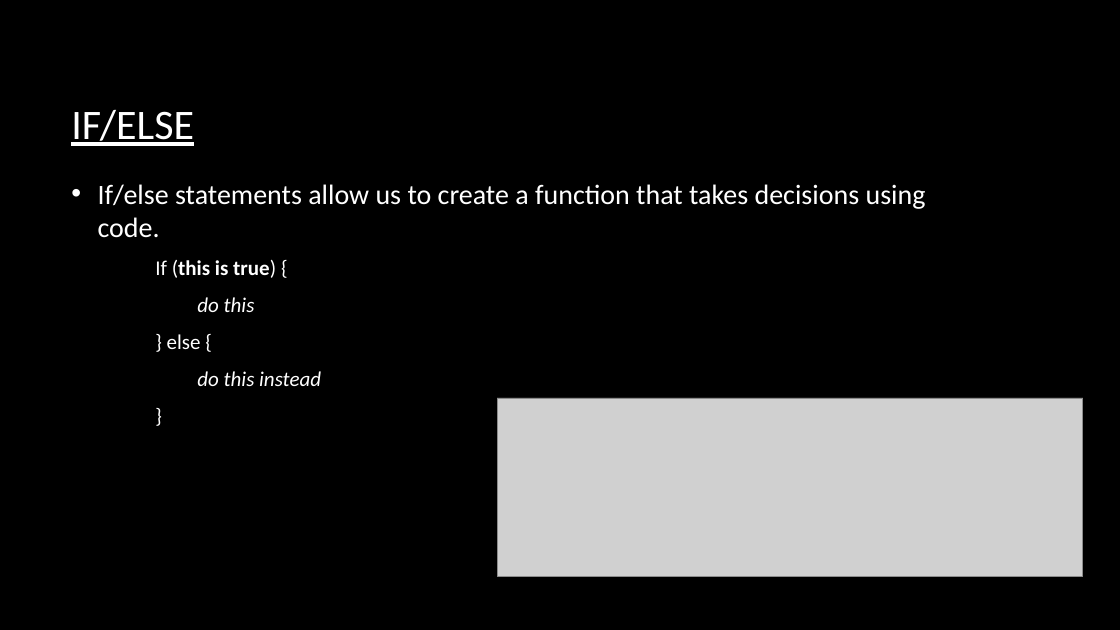
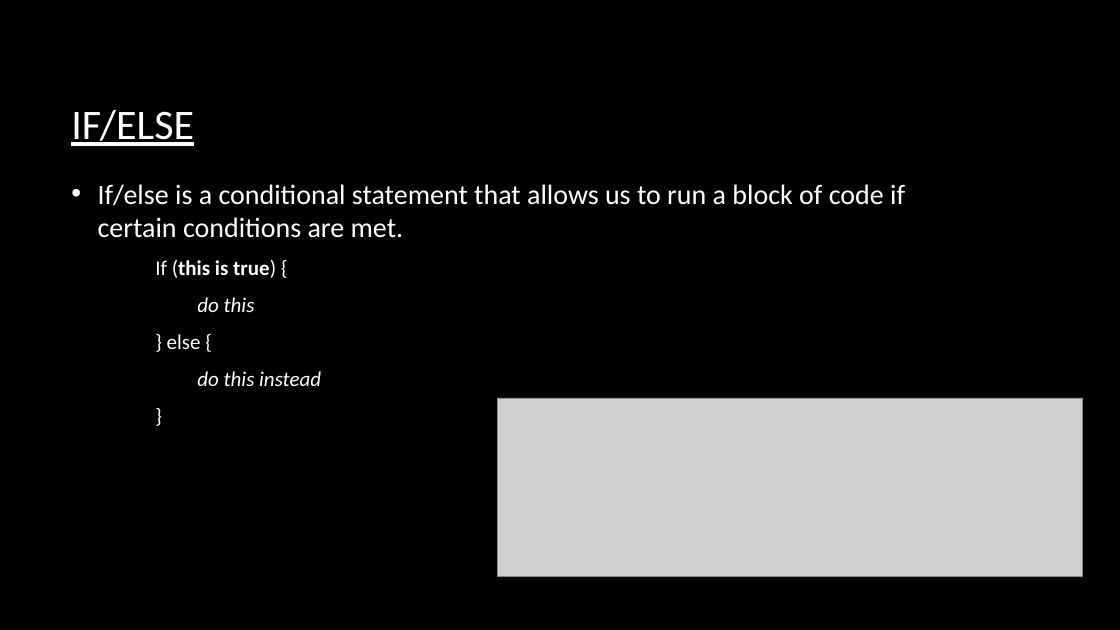
Before and after one commit to ClaudioRicci/js-101, a slide deck: slide 3 of 2nd lesson/lesson 2.pptx. Drawn at 1120x630 pixels with LibreOffice and Linux fonts; fonts in the diff are those of the drawing; grey boxes stand for pictures; background and template pictures are left out. Boxes give left, top, right and bottom in pixels: in the first picture for what was removed or moved away, otherwise in the second. Text is boxed around its words. In the diff, an @@ line names an element or a change of style, - is before the commit and + after.

Commit message:
PPT update

```diff
--- a/2nd lesson/lesson 2.pptx
+++ b/2nd lesson/lesson 2.pptx
@@ text at [98,184,905,238]: text changed @@
-• If/else statements allow us to create a function that takes decisions using code.
+• If/else is a conditional statement that allows us to run a block of code if certain conditions are met.
```
Also in this commit, not shown: 1 other slide changed.
